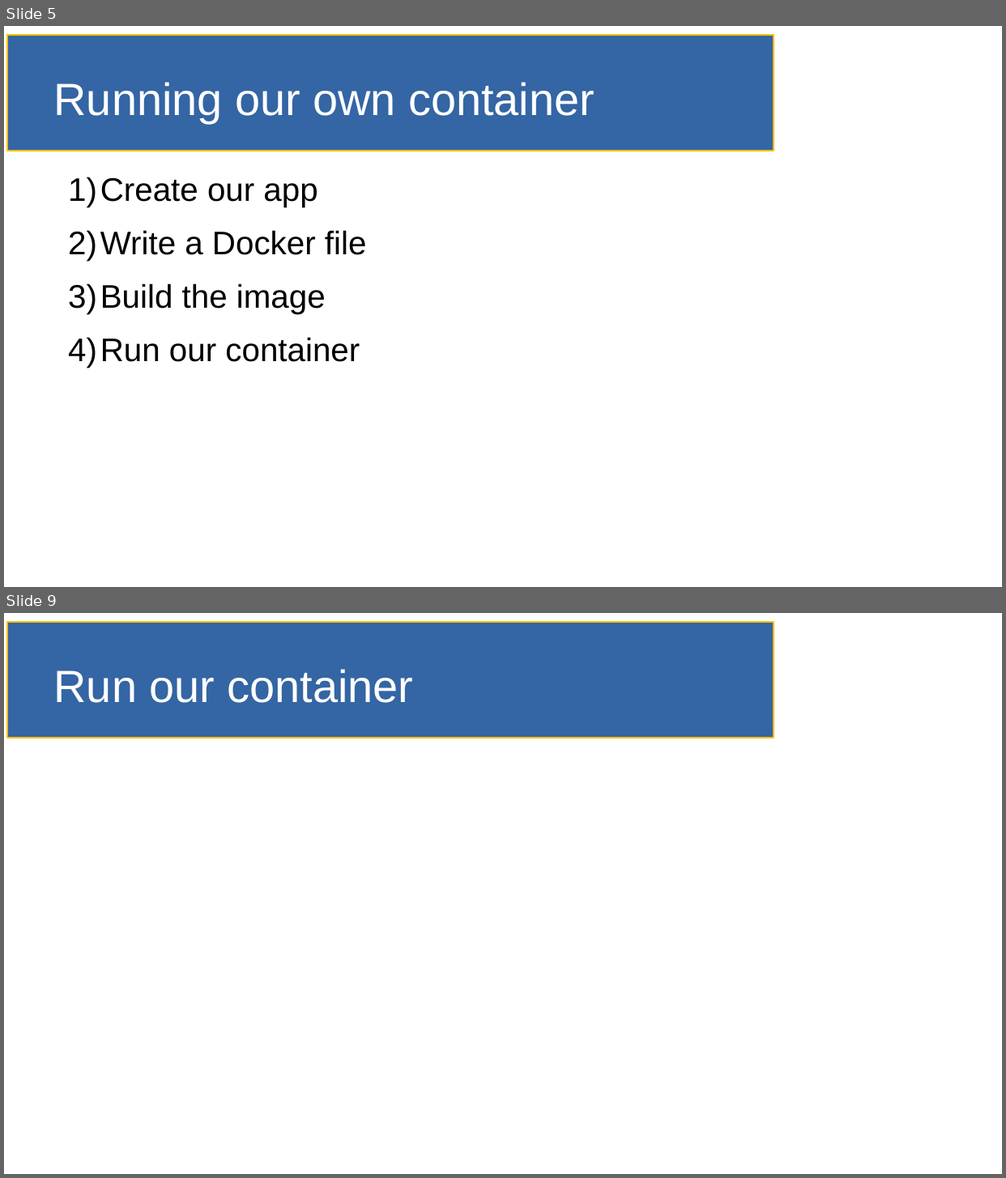
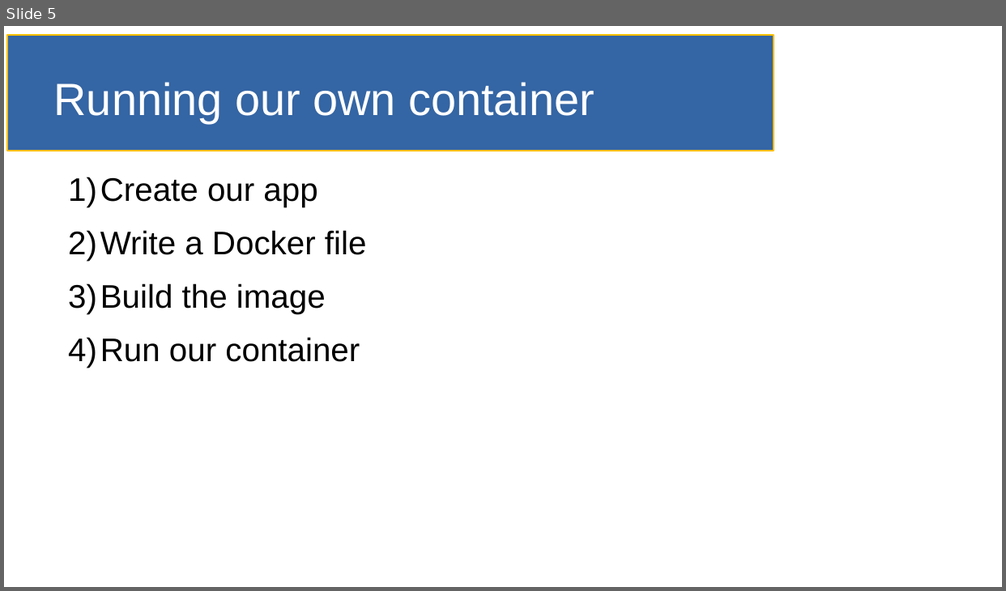
Before and after one commit to SmithE65/Containerizing, a slide deck: doc/slides.odp. Shown one above the other, each under a label of ours: slides 5 and 9 before the commit, slide 5 after it; the slides between them are not shown. The pictures are 1006x1178 and 1006x591 pixels, drawn with LibreOffice and Linux fonts; fonts in the diff are those of the drawing. Boxes give left, top, right and bottom in pixels: in the first picture for what was removed or moved away, otherwise in the second. Text is boxed around its words. In the diff, an @@ line names an element or a change of style, - is before the commit and + after.

```diff
--- a/doc/slides.odp
+++ b/doc/slides.odp
@@ slide 9 removed at bbox=[4, 613, 1002, 1174], background #FFFFFF; not listed: 1 template element that a slide beside it also shows @@
@@ title removed at bbox=[54, 669, 414, 703] @@
-Run our container
```
Also in this commit, not shown: 3 slides changed, 10 slides added, 1 other slide removed, 1 other file.
